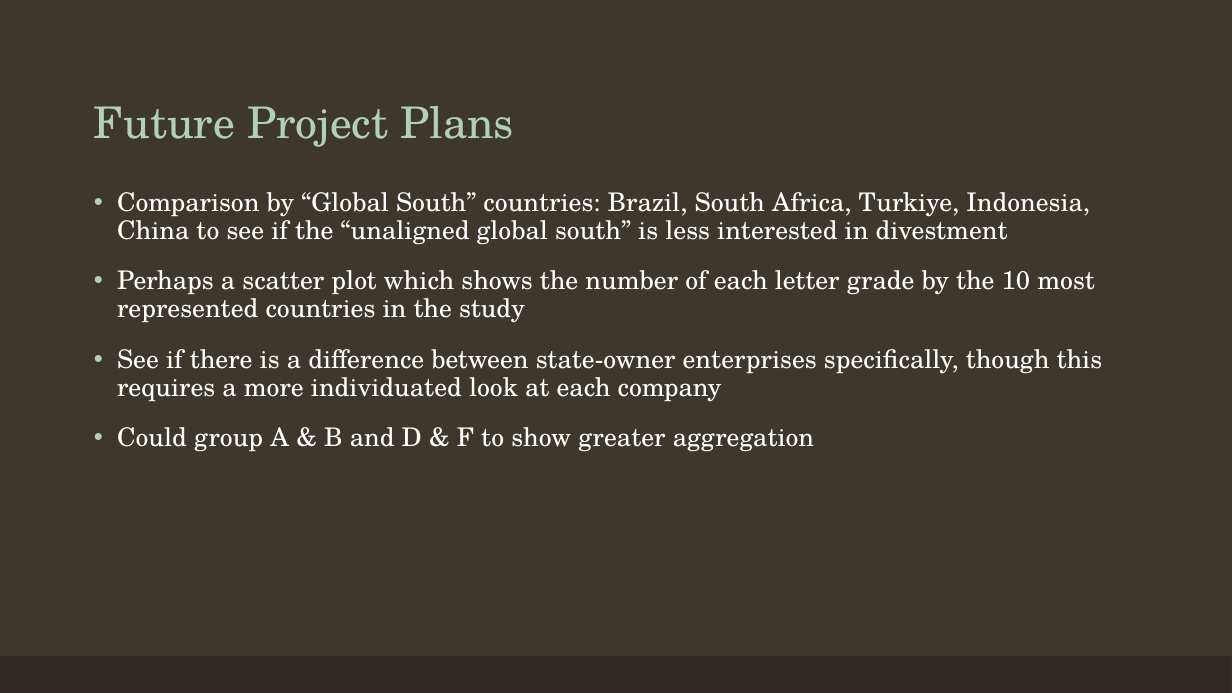
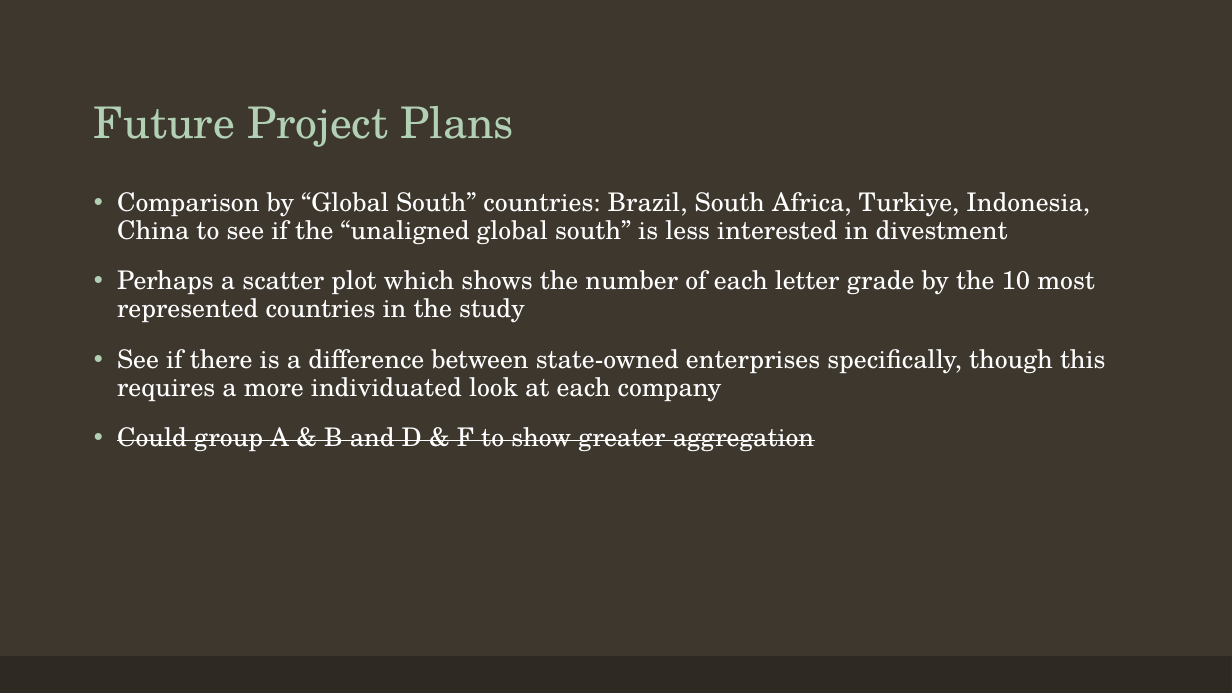
Before and after one commit to tralinde/companies_in_russia, a slide deck: slide 8 of ppt/Companies in Russia After Ukrainian Invasion.pptx (slide 10 before the commit). Drawn at 1232x693 pixels with LibreOffice and Linux fonts; fonts in the diff are those of the drawing. Boxes give left, top, right and bottom in pixels: in the first picture for what was removed or moved away, otherwise in the second. Text is boxed around its words. In the diff, an @@ line names an element or a change of style, - is before the commit and + after.

```diff
--- a/ppt/Companies in Russia After Ukrainian Invasion.pptx
+++ b/ppt/Companies in Russia After Ukrainian Invasion.pptx
@@ text at (117,349,1106,402): text changed @@
-• See if there is a difference between state-owner enterprises specifically, though this requires a more individuated look at each company
+• See if there is a difference between state-owned enterprises specifically, though this requires a more individuated look at each company
@@ text at (117,427,814,451): strikethrough on in "Could group A & B and D ..." @@
```
Also in this commit, not shown: 4 other slides changed, 4 slides added, 6 slides removed, 18 other files.
